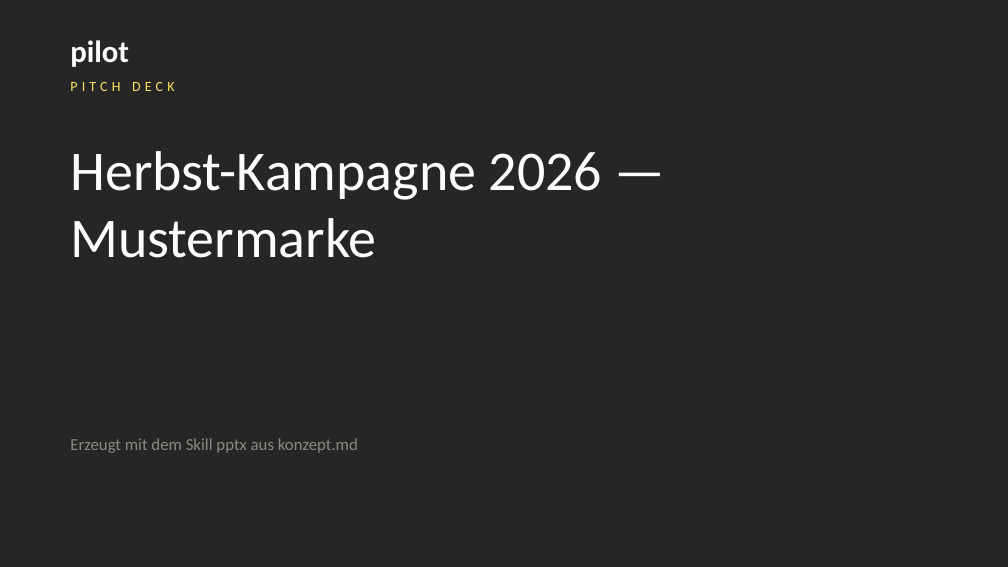
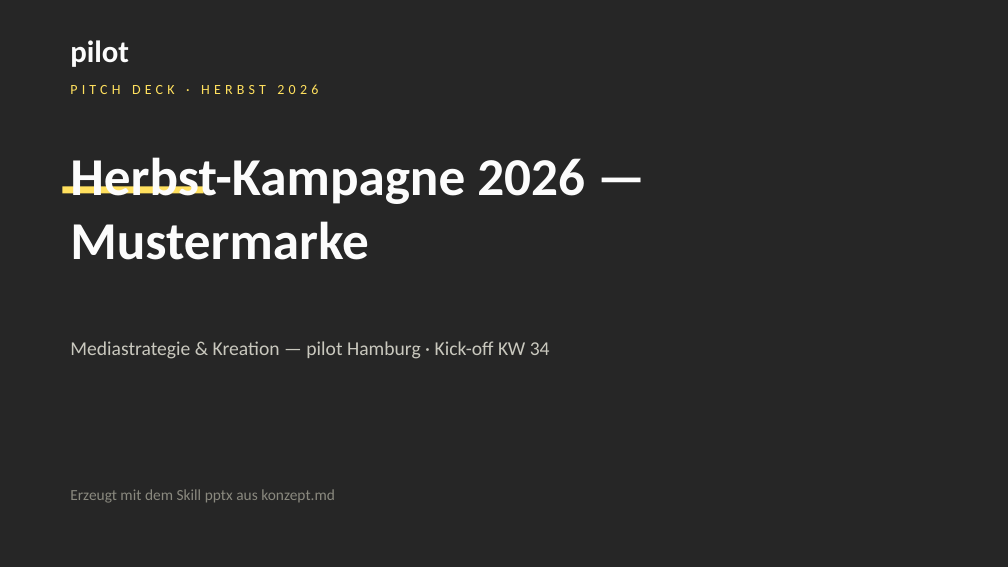
Before and after one commit to CeeKay1901/pilot-skillmarkt, a slide deck: slide 1 of demo/pptx/pitch-deck.pptx. Drawn at 1008x567 pixels with LibreOffice and Linux fonts; fonts in the diff are those of the drawing. Boxes give left, top, right and bottom in pixels: in the first picture for what was removed or moved away, otherwise in the second. Text is boxed around its words. In the diff, an @@ line names an element or a change of style, - is before the commit and + after.

```diff
--- a/demo/pptx/pitch-deck.pptx
+++ b/demo/pptx/pitch-deck.pptx
@@ text at bbox=[70, 84, 318, 94]: text changed @@
-PITCH DECK
+PITCH DECK · HERBST 2026
@@ text "Herbst-Kampagne 2026 — Mustermarke" at bbox=[70, 157, 585, 260]: size 40 to 38 pt, bold on @@
@@ rectangle added at bbox=[62, 186, 204, 194], fill #FFE05E @@
@@ text added at bbox=[70, 341, 550, 359], 14 pt, text #C9C8BE @@
+Mediastrategie & Kreation — pilot Hamburg · Kick-off KW 34
@@ text "Erzeugt mit dem Skill pptx ...": place and size @@
-text "Erzeugt mit dem Skill pptx ..." at bbox=[70, 438, 358, 453]
+text "Erzeugt mit dem Skill pptx ..." at bbox=[70, 489, 335, 503]
@@ text "Erzeugt mit dem Skill pptx ..." at bbox=[70, 489, 335, 503]: size 12 to 11 pt @@
```
Also in this commit, not shown: 6 other slides changed, 5 other files.
